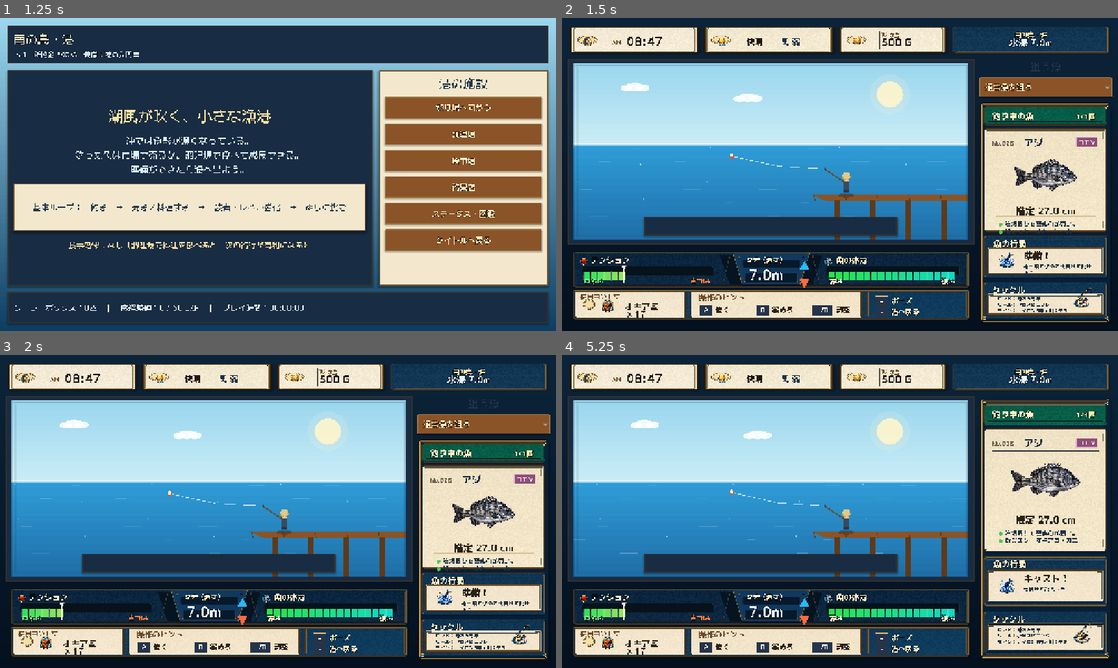
Above: before the commit, frames 1-4 (two rows, left to right).
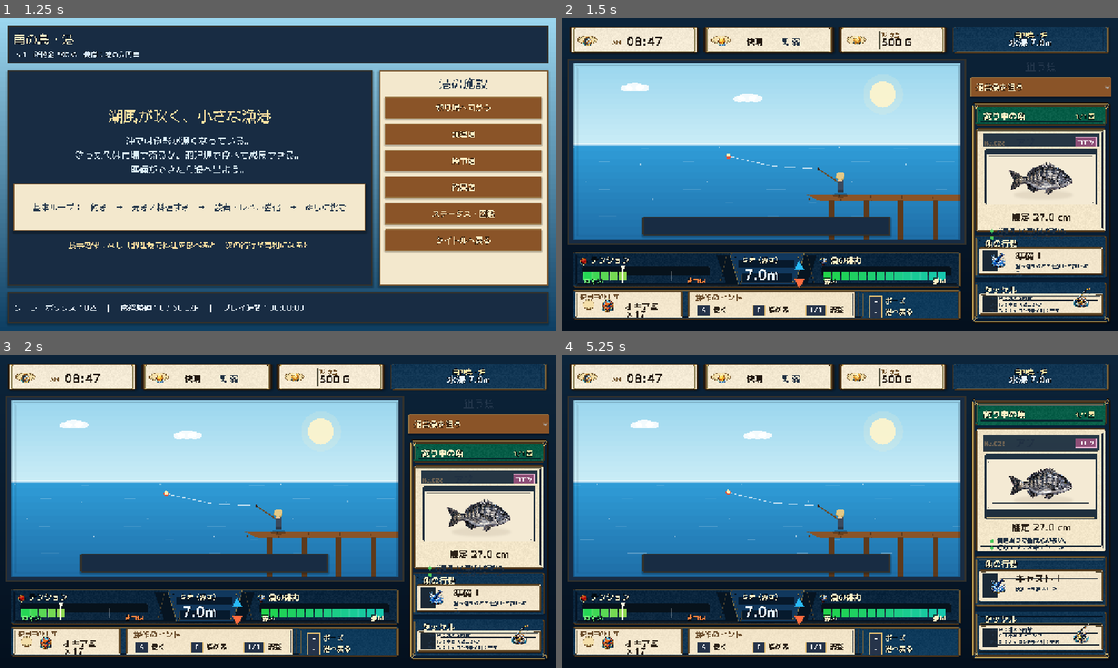
Above: after the commit, the same moments.

Repository: RYUKOU-OKUMURA/tsuri_quest_umi_mvp
Game: Godot game, scene res://scenes/main.tscn
Same seed, same stepped clock (60 frames per second), same inputs: the game is played once before the commit and once after it.
Inputs (mouse positions are in pixels of both pictures, inside the frame that each line leads up to):
- Up to frame 1 (1.25 s): click "ゲームを始める" at 0.5 s
- Up to frame 2 (1.5 s): click "釣り場へ向かう" at 1.25 s
- Up to frame 3 (2 s): no input
- Up to frame 4 (5.25 s): click "通常魚を狙う" at 2 s; click "通常魚を狙う" at 2.75 s; click "通常魚を狙う" at 3.5 s; tap Enter at 4.25 s; move the mouse to (773, 624) at 4.27 s; tap Shift at 4.35 s; click (773, 624) at 4.42 s; tap Space at 4.52, 5 s; move the mouse to (728, 527) at 5.02 s; tap E at 5.1 s; click (728, 527) at 5.17 s

Frame 1 is identical in both runs. In frame 2, 12% of the frame differs, in the area x 2-99%, y 3-98%; in frame 3, 12%; in frame 4, 13%.

Commit message:
Refine fight panel and HUD assets

Diff:
--- a/src/ui/components/fight_hud.gd
+++ b/src/ui/components/fight_hud.gd
@@ -227,7 +227,7 @@
 		draw_rect(rect.grow(3.0), Color(0.0, 0.0, 0.0, 0.35), true)
 		draw_rect(rect, Color("#07101b"), true)
 		draw_rect(rect, Color("#0f2a43"), false, 2.0)
-	var segments := 18
+	var segments := 14 if _hud_frame != null else 18
 	var gap := 2.0
 	var seg_w := (rect.size.x - gap * float(segments - 1)) / float(segments)
 	for i in range(segments):
@@ -236,15 +236,15 @@
 		var color := Color("#152231")
 		if filled:
 			if warm:
-				color = Color("#2de35a").lerp(Color("#ffe45f"), clampf(start / 0.55, 0.0, 1.0))
-				color = color.lerp(Color("#f05b22"), clampf((start - 0.55) / 0.45, 0.0, 1.0))
+				color = Color("#25d755").lerp(Color("#f1d94f"), clampf(start / 0.55, 0.0, 1.0))
+				color = color.lerp(Color("#d95524"), clampf((start - 0.55) / 0.45, 0.0, 1.0))
 			else:
-				color = Color("#27e648").lerp(Color("#11d8c9"), start)
+				color = Color("#21d34a").lerp(Color("#16c6b5"), start)
 		elif _hud_frame != null:
 			continue
 		var seg := Rect2(rect.position + Vector2(float(i) * (seg_w + gap), 3.0), Vector2(seg_w, rect.size.y - 6.0))
 		draw_rect(seg, color, true)
-		draw_rect(seg, Color(1.0, 1.0, 1.0, 0.18 if _hud_frame != null else 0.13), false, 1.0)
+		draw_rect(seg, Color(1.0, 1.0, 1.0, 0.09 if _hud_frame != null else 0.13), false, 1.0)
 	if warm:
 		for marker in [safe_min, safe_max]:
 			var tick_x := rect.position.x + rect.size.x * clampf(marker, 0.0, 1.0)
--- a/src/ui/components/fight_sidebar.gd
+++ b/src/ui/components/fight_sidebar.gd
@@ -5,6 +5,7 @@
 
 const FightFontsScript = preload("res://src/ui/fight_fonts.gd")
 const FISH_SHEET_PATH := "res://assets/showcase/underwater/kurodai_showcase_sheet.png"
+const FISH_CARD_PORTRAIT_PATH := "res://assets/showcase/underwater/kurodai_card_portrait.png"
 const SIDEBAR_FRAME_PATH := "res://assets/showcase/underwater/sidebar_frame.png"
 const ICON_SHEET_PATH := "res://assets/showcase/underwater/fight_icon_sheet.png"
 const FISH_FRAME_COUNT := 4
@@ -16,6 +17,7 @@
 var trip_stats: Dictionary = {}
 
 var _fish_sheet: Texture2D
+var _fish_card_portrait: Texture2D
 var _sidebar_frame: Texture2D
 var _icons: Texture2D
 
@@ -37,6 +39,8 @@
 	mouse_filter = Control.MOUSE_FILTER_IGNORE
 	if ResourceLoader.exists(FISH_SHEET_PATH):
 		_fish_sheet = load(FISH_SHEET_PATH) as Texture2D
+	if ResourceLoader.exists(FISH_CARD_PORTRAIT_PATH):
+		_fish_card_portrait = load(FISH_CARD_PORTRAIT_PATH) as Texture2D
 	if ResourceLoader.exists(SIDEBAR_FRAME_PATH):
 		_sidebar_frame = load(SIDEBAR_FRAME_PATH) as Texture2D
 	if ResourceLoader.exists(ICON_SHEET_PATH):
@@ -98,21 +102,21 @@
 	_draw_rarity_tag(font, Rect2(inner.position + Vector2(inner.size.x - 52.0, 8.0), Vector2(48.0, 22.0)), rarity)
 
 	var fish_rect := Rect2(
-		inner.position + Vector2(8.0, 42.0),
+		inner.position + Vector2(6.0, 46.0),
 		Vector2(
-			inner.size.x - 16.0,
-			maxf(82.0, rect.size.y * (0.46 if _sidebar_frame != null else 0.37))
+			inner.size.x - 12.0,
+			maxf(82.0, rect.size.y * (0.52 if _sidebar_frame != null else 0.37))
 		)
 	)
 	_draw_fish_portrait(fish_rect)
-	var divider_y := fish_rect.end.y + (9.0 if _sidebar_frame != null else 6.0)
+	var divider_y := fish_rect.end.y + (6.0 if _sidebar_frame != null else 6.0)
 	draw_line(Vector2(inner.position.x + 8.0, divider_y), Vector2(inner.end.x - 8.0, divider_y), Color("#c9b486"), 1.0)
 	var estimate := (float(fish_data.get("size_min", 0.0)) + float(fish_data.get("size_max", 0.0))) * 0.5
 	var estimate_size := 22 if _sidebar_frame != null else 23
 	_draw_centered_text(font, "推定 %.1f cm" % estimate, Rect2(inner.position.x, divider_y + 8.0, inner.size.x, 30.0), estimate_size, Color("#2b2117"), 0)
 	var desc_y := divider_y + 44.0
 	draw_line(Vector2(inner.position.x + 8.0, desc_y - 10.0), Vector2(inner.end.x - 8.0, desc_y - 10.0), Color("#d6c299"), 1.0)
-	var detail_gap := 17.0 if _sidebar_frame != null else 21.0
+	var detail_gap := 16.0 if _sidebar_frame != null else 21.0
 	_draw_detail_line(font, "岩場周りで警戒心が強い。", Vector2(inner.position.x + 16.0, desc_y), inner.size.x - 28.0)
 	_draw_detail_line(font, "好むエサ：オキアミ・カニ", Vector2(inner.position.x + 16.0, desc_y + detail_gap), inner.size.x - 28.0)
 	if _sidebar_frame == null:
@@ -134,8 +138,11 @@
 		message = simulator.action_message
 	var icon_size := 50.0 if _sidebar_frame != null else 58.0
 	_draw_action_icon(body.position + Vector2(34.0, body.size.y * 0.54), icon_size)
-	_draw_text(font, "%s！" % action, body.position + Vector2(72.0, 28.0), 21 if _sidebar_frame != null else 20, Color("#2b2117"), 0)
-	_draw_wrapped(font, message, body.position + Vector2(72.0, 36.0), body.size.x - 82.0, 12 if _sidebar_frame != null else 11, Palette.TEXT_DARK, 2)
+	_draw_text(font, "%s！" % action, body.position + Vector2(72.0, 28.0), 22 if _sidebar_frame != null else 20, Color("#2b2117"), 0)
+	if _sidebar_frame != null:
+		_draw_action_message(font, message, body.position + Vector2(72.0, 36.0), body.size.x - 92.0)
+	else:
+		_draw_wrapped(font, message, body.position + Vector2(72.0, 36.0), body.size.x - 82.0, 11, Palette.TEXT_DARK, 2)
 
 
 func _draw_tackle_card(font: Font, rect: Rect2) -> void:
@@ -212,6 +219,17 @@
 		_draw_text(font, lines[i], pos + Vector2(0.0, float(i) * (font_size + 5.0) + float(font_size)), font_size, color, 0)
 
 
+func _draw_action_message(font: Font, text: String, pos: Vector2, max_width: float) -> void:
+	var first_stop := text.find("！")
+	if first_stop > 0 and first_stop < text.length() - 1:
+		var first := text.left(first_stop + 1)
+		var second := text.substr(first_stop + 1)
+		_draw_wrapped(font, first, pos, max_width, 12, Palette.TEXT_DARK, 1)
+		_draw_wrapped(font, second, pos + Vector2(0.0, 16.0), max_width, 12, Palette.TEXT_DARK, 1)
+		return
+	_draw_wrapped(font, text, pos, max_width, 12, Palette.TEXT_DARK, 2)
+
+
 func _draw_bullet(font: Font, text: String, pos: Vector2, max_width: float) -> void:
 	draw_circle(pos + Vector2(2.0, -3.0), 4.0, Color("#49c75a"))
 	_draw_wrapped(font, text, pos + Vector2(14.0, -15.0), max_width - 14.0, 13, Palette.TEXT_DARK, 1)
@@ -230,17 +248,25 @@
 
 
 func _draw_fish_portrait(rect: Rect2) -> void:
+	if _fish_card_portrait != null:
+		var tex_size := _fish_card_portrait.get_size()
+		var scale := minf(rect.size.x / tex_size.x, rect.size.y / tex_size.y)
+		var draw_size := tex_size * scale
+		var draw_rect := Rect2(rect.position + (rect.size - draw_size) * 0.5, draw_size)
+		draw_texture_rect(_fish_card_portrait, draw_rect, false, Color.WHITE)
+		return
 	if _fish_sheet == null:
 		var color := Color.from_string(String(fish_data.get("color", "#394956")), Color("#394956"))
 		draw_texture_rect(UITextures.get_fish_icon(color), rect, false)
 		return
 	var frame_w := float(_fish_sheet.get_width()) / float(FISH_FRAME_COUNT)
 	var frame_h := float(_fish_sheet.get_height())
-	var tex_size := Vector2(frame_w, frame_h)
+	var src := Rect2(36.0, 45.0, frame_w - 73.0, frame_h - 50.0)
+	var tex_size := src.size
 	var scale := minf(rect.size.x / tex_size.x, rect.size.y / tex_size.y)
 	var draw_size := tex_size * scale
 	var draw_rect := Rect2(rect.position + (rect.size - draw_size) * 0.5, draw_size)
-	draw_texture_rect_region(_fish_sheet, draw_rect, Rect2(0.0, 0.0, frame_w, frame_h), Color.WHITE)
+	draw_texture_rect_region(_fish_sheet, draw_rect, src, Color.WHITE)
 
 
 func _draw_action_icon(center: Vector2, size_value: float = 58.0) -> void:
--- a/src/ui/components/underwater_view.gd
+++ b/src/ui/components/underwater_view.gd
@@ -478,7 +478,7 @@
 	elif effective_scale < 0.0:
 		effective_scale = boss_ratio
 	var stamina_scale := clampf(effective_scale / boss_ratio, 0.90, 1.06)
-	var target_width_ratio := 0.52 if bool(fish_data.get("boss", false)) else 0.50
+	var target_width_ratio := 0.54 if bool(fish_data.get("boss", false)) else 0.55
 	var draw_width := size.x * target_width_ratio * stamina_scale
 	return Vector2(draw_width, draw_width * frame_h / frame_w)
 
--- a/src/ui/fishing_screen.gd
+++ b/src/ui/fishing_screen.gd
@@ -61,7 +61,7 @@
 	var left_column := VBoxContainer.new()
 	left_column.size_flags_horizontal = Control.SIZE_EXPAND_FILL
 	left_column.size_flags_vertical = Control.SIZE_EXPAND_FILL
-	left_column.size_flags_stretch_ratio = 1.65
+	left_column.size_flags_stretch_ratio = 1.52
 	left_column.add_theme_constant_override("separation", 5)
 	body.add_child(left_column)
 
@@ -110,7 +110,7 @@
 	left_column.add_child(_fight_hud)
 
 	var info_panel := MarginContainer.new()
-	info_panel.custom_minimum_size = Vector2(306, 0)
+	info_panel.custom_minimum_size = Vector2(326, 0)
 	info_panel.size_flags_vertical = Control.SIZE_EXPAND_FILL
 	info_panel.size_flags_stretch_ratio = 0.0
 	info_panel.clip_contents = true
Binary file changed: assets/showcase/underwater/fight_hud_frame.png
Binary file added: assets/showcase/underwater/kurodai_card_portrait.png
Not shown, added: assets/showcase/underwater/kurodai_card_portrait.png.import
Binary file changed: assets/showcase/underwater/sidebar_frame.png
Binary file changed: assets/showcase/underwater/top_status_frame.png
Not shown, changed: design-qa.md
Not shown, changed: docs/11_underwater_fight_showcase.md
Not shown, changed: tools/generate_underwater_ui_frame_assets.py
Not shown, changed: tools/process_underwater_fish_assets.py
